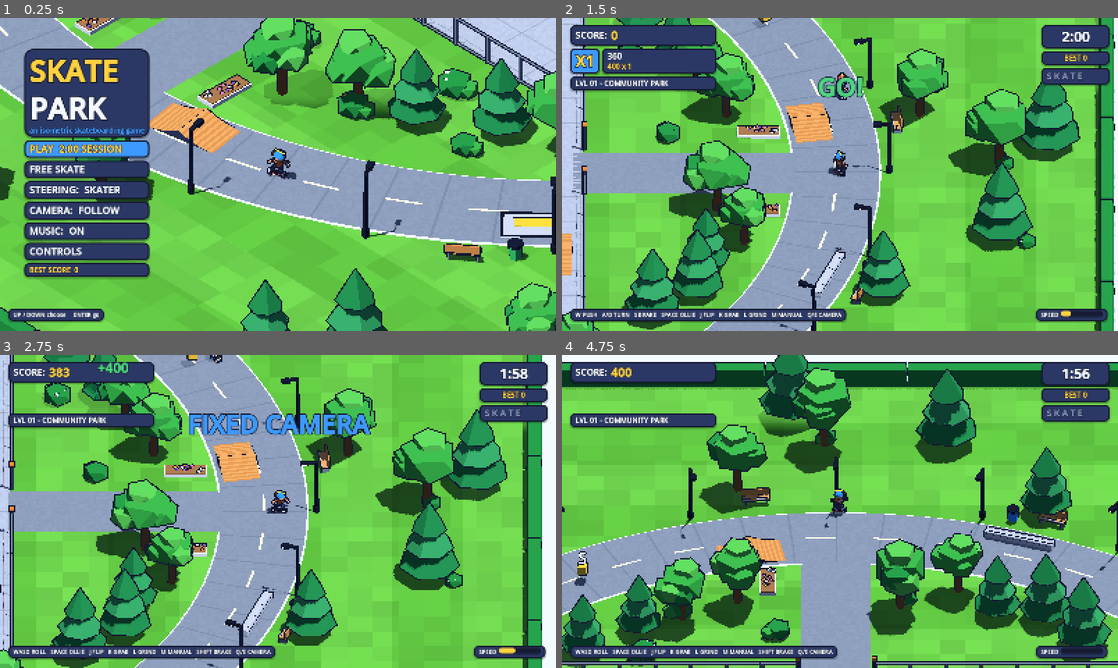
Above: before the commit, frames 1-4 (two rows, left to right).
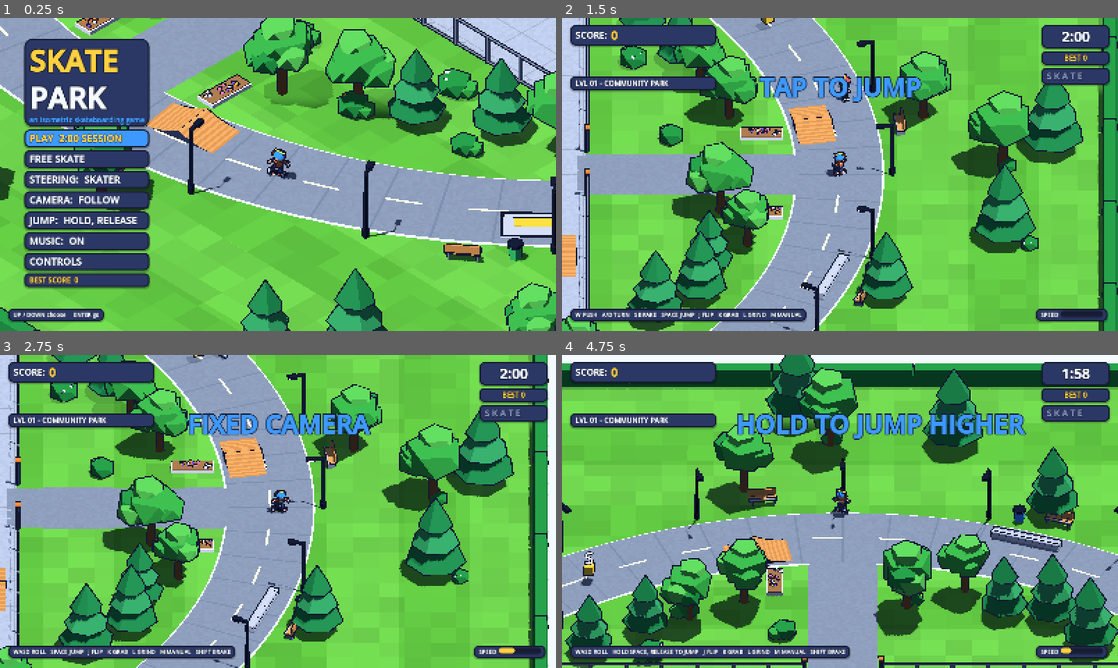
Above: after the commit, the same moments.

Repository: TinyBitAdventures/not-pro-skater
Game: Godot game, scene res://scenes/title.tscn
The game is run twice, just before and just after one commit, with the same random seed, the same clock (stepped at 60 frames per second) and the same inputs.
Inputs (mouse positions are in pixels of both pictures, inside the frame that each line leads up to):
- Up to frame 1 (0.25 s): no input
- Up to frame 2 (1.5 s): tap Enter (ui_accept) at 0.5, 0.77 s; move the mouse to (962, 158) at 0.52 s; hold D (move_right) 0.53-1.25 s; hold Space (ollie) 0.53-1.25 s; click (962, 158) at 0.67 s; tap Y at 0.8 s; tap A (move_left) at 1.25 s; drag from (728, 190) to (812, 237) at 1.27 s
- Up to frame 3 (2.75 s): tap A (move_left) at 2 s; move the mouse to (333, 442) at 2.02 s; hold D (move_right) from 2.03 s (still down); tap T at 2.1 s; tap C at 2.3 s
- Up to frame 4 (4.75 s): release D (move_right) at 2.75 s; drag from (812, 574) to (673, 464) at 2.77 s; move the mouse to (1006, 558) at 3.52 s; hold A (move_left) 3.53-4.25 s; tap Q (cam_left) at 3.6 s; tap Enter (ui_accept) at 3.77 s; tap Y at 3.8 s; drag from (673, 464) to (756, 433) at 4.27 s

The runs differ from the first frame. In frame 1, 12% of the frame differs, in the area x 4-27%, y 6-87%; in frame 2, 21%; in frame 3, 26%, in the area x 0-99%, y 0-100%; in frame 4, 23%.

Commit message:
📦 NEW: Hold-to-crouch, release-to-jump with a POP meter
- Space crouches while held and pops on release; hold up to 0.45 s for a full-height jump
- Releasing at a ramp lip (or just after leaving it) adds a big vertical pop
- Y or the title menu switches back to an instant jump on press
- Charge test covers flat hold times and the ramp lip

Diff:
--- a/game/scripts/autoload/game.gd
+++ b/game/scripts/autoload/game.gd
@@ -5,6 +5,7 @@
 
 var best: Dictionary = {}          # level id -> {"score": int, "combo": int}
 var steer_mode: String = "tank"    # "tank" = skater steering (A/D turn, W push), "screen" = stick points where you go
+var jump_mode: String = "hold"   # "hold" = crouch while held, jump on release (hold longer = higher); "tap" = jump on press
 var camera_mode: String = "follow" # "follow" swings behind the skater, "fixed" keeps one isometric angle
 var master_volume: float = 0.8
 var free_skate: bool = false       # no timer: just cruise and practise
@@ -31,6 +32,7 @@
 	if int(cfg.get_value("settings", "version", 1)) >= 2:
 		steer_mode = cfg.get_value("settings", "steer_mode", "tank")
 		camera_mode = cfg.get_value("settings", "camera_mode", "follow")
+		jump_mode = cfg.get_value("settings", "jump_mode", "hold")
 	master_volume = cfg.get_value("settings", "master_volume", 0.8)
 
 
@@ -42,6 +44,7 @@
 	cfg.set_value("settings", "version", 2)
 	cfg.set_value("settings", "steer_mode", steer_mode)
 	cfg.set_value("settings", "camera_mode", camera_mode)
+	cfg.set_value("settings", "jump_mode", jump_mode)
 	cfg.set_value("settings", "master_volume", master_volume)
 	cfg.save(SAVE_PATH)
 
--- a/game/scripts/dev/skate_test.gd
+++ b/game/scripts/dev/skate_test.gd
@@ -74,6 +74,8 @@
 		await _test_bail()
 	if which == "lap":
 		await _test_lap()
+	if which == "charge":
+		await _test_charge()
 	if which == "latency":
 		await _test_latency()
 	if which == "bailclear":
@@ -211,3 +213,41 @@
 				st["t20"] = st["ticks"] - st["pressed_tick"])
 	var ms: float = 1000.0 / float(Engine.physics_ticks_per_second)
 	print("[skate] latency ticks: vy>3 after %d, +5cm after %d, +20cm after %d (%.1f ms/tick)" % [st["vy_tick"], st["t5"], st["t20"], ms])
+
+
+## Hold-and-release jump: peak height vs how long Space is held, and a release at a ramp lip.
+func _test_charge() -> void:
+	for hold in [0.0, 0.15, 0.3, 0.45]:
+		await _setup(_at(-6.0, 0.1, 0.0, Vector3(1, 0, 0)))
+		sk.force_charge = true
+		var st: Dictionary = {"t0": -1.0, "y0": 0.0, "peak": 0.0, "released": false}
+		await _run_for(3.0, 10.0, "charge", func(e: float) -> void:
+			sk.inp.world_dir = Vector3(1, 0, 0)
+			sk.inp.ollie_held = false
+			sk.inp.ollie_released = false
+			if e > 1.0 and e < 1.0 + hold + 0.02:
+				if st["t0"] < 0.0:
+					st["t0"] = e
+					st["y0"] = sk.global_position.y
+				sk.inp.ollie_held = true
+			elif st["t0"] >= 0.0 and not st["released"]:
+				st["released"] = true
+				sk.inp.ollie_released = true
+			if st["released"]:
+				st["peak"] = maxf(st["peak"], sk.global_position.y - st["y0"]))
+		print("[skate] charge hold=%.2fs peak=%.2f m  charge_left=%.2f" % [hold, st["peak"], sk.charge])
+	# ramp lip: run up the small quarter pipe holding, release at the lip
+	for release_at in [0.0, 1.0]:
+		await _setup(_at(-3.5, 0.1, 2.0, Vector3(0, 0, 1)))
+		sk.force_charge = true
+		var st2: Dictionary = {"max_h": 0.0, "done": false}
+		await _run_for(5.0, 10.0, "chargeramp", func(_e: float) -> void:
+			sk.inp.world_dir = Vector3(0, 0, 1) if sk.global_position.z < 12.5 else Vector3.ZERO
+			sk.inp.ollie_released = false
+			var near_lip: bool = sk.global_position.z > 10.3 and sk.global_position.y > 0.95
+			sk.inp.ollie_held = release_at > 0.0 and sk.global_position.z > 8.0 and not st2["done"] and not near_lip
+			if release_at > 0.0 and near_lip and not st2["done"]:
+				st2["done"] = true
+				sk.inp.ollie_released = true
+			st2["max_h"] = maxf(st2["max_h"], sk.global_position.y))
+		print("[skate] chargeramp release_at_lip=%s max_h=%.2f air=%.2f" % [release_at > 0.0, st2["max_h"], sk.stats["max_air"]])
--- a/game/scripts/park/park_world.gd
+++ b/game/scripts/park/park_world.gd
@@ -138,6 +138,7 @@
 		cam.h_offset = 0.0
 		cam.v_offset = 0.0
 	hud.set_speed(skater.velocity.length())
+	hud.set_charge(skater.charge_frac())
 	_update_audio(delta)
 	hud.set_combo(score.mult, score.combo_text(), score.pending, score.live)
 
@@ -186,6 +187,11 @@
 			Game.save()
 			_refresh_hint()
 			hud.announce("SKATER STEERING" if Game.steer_mode == "tank" else "SCREEN STEERING", Hud.BLUE, 1.2)
+		elif k.physical_keycode == KEY_Y:
+			Game.jump_mode = "tap" if Game.jump_mode == "hold" else "hold"
+			Game.save()
+			_refresh_hint()
+			hud.announce("HOLD TO JUMP HIGHER" if Game.jump_mode == "hold" else "TAP TO JUMP", Hud.BLUE, 1.2)
 		elif k.physical_keycode == KEY_C:
 			Game.camera_mode = "fixed" if Game.camera_mode == "follow" else "follow"
 			Game.save()
@@ -208,10 +214,11 @@
 
 
 func _refresh_hint() -> void:
+	var jump: String = "HOLD SPACE, RELEASE TO JUMP" if Game.jump_mode == "hold" else "SPACE JUMP"
 	if Game.steer_mode == "tank":
-		hud.set_hint("W PUSH   A/D TURN   S BRAKE   SPACE OLLIE   J FLIP   K GRAB   L GRIND   M MANUAL   Q/E CAMERA")
+		hud.set_hint("W PUSH   A/D TURN   S BRAKE   %s   J FLIP   K GRAB   L GRIND   M MANUAL" % jump)
 	else:
-		hud.set_hint("WASD ROLL   SPACE OLLIE   J FLIP   K GRAB   L GRIND   M MANUAL   SHIFT BRAKE   Q/E CAMERA")
+		hud.set_hint("WASD ROLL   %s   J FLIP   K GRAB   L GRIND   M MANUAL   SHIFT BRAKE" % jump)
 
 
 func _set_paused(p: bool) -> void:
--- a/game/scripts/park/title_screen.gd
+++ b/game/scripts/park/title_screen.gd
@@ -86,7 +86,7 @@
 	lv.add_child(UiKit.label("an isometric skateboarding game", 20, UiKit.BLUE, 4))
 	col.add_child(logo)
 
-	var items: Array[String] = ["PLAY  2:00 SESSION", "FREE SKATE", "", "", "", "CONTROLS"]
+	var items: Array[String] = ["PLAY  2:00 SESSION", "FREE SKATE", "", "", "", "", "CONTROLS"]
 	for i in items.size():
 		var p: PanelContainer = UiKit.panel(UiKit.NAVY, 14)
 		p.mouse_filter = Control.MOUSE_FILTER_STOP
@@ -128,7 +128,8 @@
 func _refresh_labels() -> void:
 	menu_labels[2].text = "STEERING:  %s" % ("SKATER" if Game.steer_mode == "tank" else "SCREEN")
 	menu_labels[3].text = "CAMERA:  %s" % ("FOLLOW" if Game.camera_mode == "follow" else "FIXED")
-	menu_labels[4].text = "MUSIC:  %s" % ("ON" if Sound.music_on else "OFF")
+	menu_labels[4].text = "JUMP:  %s" % ("HOLD, RELEASE" if Game.jump_mode == "hold" else "TAP")
+	menu_labels[5].text = "MUSIC:  %s" % ("ON" if Sound.music_on else "OFF")
 	for i in menu_panels.size():
 		var on: bool = i == selected
 		menu_panels[i].add_theme_stylebox_override("panel", UiKit.style(UiKit.BLUE if on else UiKit.NAVY, 14))
@@ -188,7 +189,11 @@
 			Game.save()
 			_refresh_labels()
 		4:
+			Game.jump_mode = "tap" if Game.jump_mode == "hold" else "hold"
+			Game.save()
+			_refresh_labels()
+		5:
 			Sound.toggle_music()
 			_refresh_labels()
-		5:
+		6:
 			controls_panel.visible = true
--- a/game/scripts/skater/skater.gd
+++ b/game/scripts/skater/skater.gd
@@ -30,7 +30,11 @@
 const TURN_FAST: float = 3.3
 const GRIP_SLOW: float = 11.0
 const GRIP_FAST: float = 6.0
-const OLLIE_SPEED: float = 8.0
+const OLLIE_SPEED: float = 8.0           # "tap" mode: jump on press
+const CHARGE_MAX: float = 0.45           # seconds of crouch for a full-power pop
+const POP_MIN: float = 6.8               # release straight away
+const POP_MAX: float = 10.0              # full crouch
+const LIP_WINDOW: float = 0.16           # a release this soon after leaving a ramp lip still pops
 const AIR_GRAVITY_UP: float = 26.0
 const AIR_GRAVITY_DOWN: float = 34.0
 const AIR_CONTROL: float = 3.0
@@ -95,12 +99,17 @@
 
 var _coyote: float = 0.0
 var _ollie_buf: float = 0.0
+var _release_buf: float = 0.0
+var charge: float = 0.0              # seconds spent crouching for a jump
+var force_charge: bool = false       # tests: use the hold-and-release jump without a real player
+var charge_mode: bool = false
 var _grind_buf: float = 0.0
 var _flip_buf: float = 0.0
 var _air_ref: Vector3 = Vector3(0, 0, -1)   # heading at take-off: air spin is judged against it
 var _grind_cd: float = 0.0
 var _manual_started: bool = false
 var _flip_done_air: bool = false
+var _air_popped: bool = false
 var _last_safe: Vector3 = Vector3.ZERO
 var _safe_timer: float = 0.0
 var _spawn: Transform3D = Transform3D.IDENTITY
@@ -185,6 +194,7 @@
 	_spawn = xf
 	global_position = xf.origin
 	cam_y = xf.origin.y
+	charge = 0.0
 	var f: Vector3 = -xf.basis.z
 	f.y = 0.0
 	hdg = f.normalized() if f.length() > 0.01 else Vector3(0, 0, -1)
@@ -234,6 +244,7 @@
 		inp.world_dir = (hdg * -v.y + hdg.cross(Vector3.UP) * v.x).limit_length(1.0)
 	inp.ollie_pressed = Input.is_action_just_pressed("ollie")
 	inp.ollie_held = Input.is_action_pressed("ollie")
+	inp.ollie_released = Input.is_action_just_released("ollie")
 	inp.flip_pressed = Input.is_action_just_pressed("flip")
 	inp.grab_held = Input.is_action_pressed("grab")
 	inp.grind_pressed = Input.is_action_just_pressed("grind")
@@ -251,12 +262,16 @@
 	elif not scripted:
 		_read_input()
 	_ollie_buf = maxf(0.0, _ollie_buf - delta)
+	_release_buf = maxf(0.0, _release_buf - delta)
+	charge_mode = force_charge or (brain == null and not scripted and Game.jump_mode == "hold")
 	_grind_buf = maxf(0.0, _grind_buf - delta)
 	_flip_buf = maxf(0.0, _flip_buf - delta)
 	_grind_cd = maxf(0.0, _grind_cd - delta)
 	_coyote = maxf(0.0, _coyote - delta)
 	if inp.ollie_pressed:
 		_ollie_buf = BUFFER
+	if inp.ollie_released:
+		_release_buf = BUFFER
 	if inp.grind_pressed:
 		_grind_buf = BUFFER
 	if inp.flip_pressed:
@@ -372,12 +387,22 @@
 
 	if pushing and not braking:
 		push_phase += dt * (1.6 + spd * 0.25)
-	crouch = move_toward(crouch, 0.25 if on_ramp else 0.0, 6.0 * dt)
+	if charge_mode:
+		if inp.ollie_held:
+			charge = minf(charge + dt, CHARGE_MAX)
+		crouch = move_toward(crouch, maxf(charge / CHARGE_MAX, 0.25 if on_ramp else 0.0), 10.0 * dt)
+	else:
+		crouch = move_toward(crouch, 0.25 if on_ramp else 0.0, 6.0 * dt)
 
 	if _grind_buf > 0.0 and _try_grind():
 		return
-	if _ollie_buf > 0.0:
-		_ollie(n)
+	if charge_mode:
+		# crouch while Space is held, pop when it is released: hold longer for more height
+		if _release_buf > 0.0 or (charge > 0.0 and not inp.ollie_held):
+			_ollie(n, pop_speed())
+			return
+	elif _ollie_buf > 0.0:
+		_ollie(n, OLLIE_SPEED)
 		return
 
 	var vel_before: Vector3 = velocity
@@ -428,10 +453,21 @@
 	return current
 
 
-func _ollie(n: Vector3) -> void:
+func pop_speed() -> float:
+	return lerpf(POP_MIN, POP_MAX, clampf(charge / CHARGE_MAX, 0.0, 1.0))
+
+
+func charge_frac() -> float:
+	return clampf(charge / CHARGE_MAX, 0.0, 1.0) if charge_mode and state == State.GROUND else 0.0
+
+
+func _ollie(n: Vector3, speed: float) -> void:
 	_ollie_buf = 0.0
+	_release_buf = 0.0
 	_coyote = 0.0
-	velocity += n * OLLIE_SPEED
+	charge = 0.0
+	# pop mostly upward even off a steep ramp face, with a little push away from the surface
+	velocity += n.lerp(Vector3.UP, 0.6).normalized() * speed
 	crouch = 0.0
 	sfx.emit("ollie")
 	_enter_air()
@@ -465,6 +501,7 @@
 	flip_t = 0.0
 	grab_kind = ""
 	_flip_done_air = false
+	_air_popped = false
 
 
 # ------------------------------------------------------------------ air
@@ -485,7 +522,16 @@
 	spin_total += spin_vel * dt
 	hdg = heading_h()
 
-	if _ollie_buf > 0.0 and _coyote > 0.0:
+	if charge_mode:
+		# release just after rolling off a lip still pops: the classic "jump at the top of the ramp"
+		if _release_buf > 0.0 and (_coyote > 0.0 or air_time < LIP_WINDOW) and _air_popped == false:
+			_release_buf = 0.0
+			velocity.y += pop_speed() * 0.8
+			_air_popped = true
+			charge = 0.0
+			_coyote = 0.0
+			sfx.emit("ollie")
+	elif _ollie_buf > 0.0 and _coyote > 0.0:
 		_ollie_buf = 0.0
 		velocity.y = maxf(velocity.y, OLLIE_SPEED * 0.85)
 		_coyote = 0.0
@@ -568,6 +614,7 @@
 		sfx.emit("land")
 		landed.emit(was_air)
 	crouch = 1.0
+	charge = 0.0
 	_reset_air()
 
 
--- a/game/scripts/skater/skater_input.gd
+++ b/game/scripts/skater/skater_input.gd
@@ -6,6 +6,7 @@
 var world_dir: Vector3 = Vector3.ZERO   # stick resolved through the camera (screen mode)
 var ollie_pressed: bool = false
 var ollie_held: bool = false
+var ollie_released: bool = false
 var flip_pressed: bool = false
 var grab_held: bool = false
 var grind_pressed: bool = false
@@ -15,5 +16,6 @@
 
 func clear_edges() -> void:
 	ollie_pressed = false
+	ollie_released = false
 	flip_pressed = false
 	grind_pressed = false
--- a/game/scripts/ui/hud.gd
+++ b/game/scripts/ui/hud.gd
@@ -26,6 +26,8 @@
 var best_label: Label
 var letters: Array[Label] = []
 var speed_bar: ProgressBar
+var charge_panel: PanelContainer
+var charge_bar: ProgressBar
 var center_label: Label
 var toast_layer: Control
 var hint_label: Label
@@ -170,6 +172,27 @@
 	speed_bar.add_theme_stylebox_override("fill", fg)
 	sh.add_child(speed_bar)
 	root.add_child(sp)
+	charge_panel = _panel(NAVY, 12)
+	charge_panel.set_anchors_preset(Control.PRESET_CENTER_BOTTOM)
+	charge_panel.position = Vector2(-90, -120)
+	var ch: HBoxContainer = HBoxContainer.new()
+	ch.add_theme_constant_override("separation", 8)
+	charge_panel.add_child(ch)
+	ch.add_child(_label("POP", 18, YELLOW, 4))
+	charge_bar = ProgressBar.new()
+	charge_bar.custom_minimum_size = Vector2(150, 16)
+	charge_bar.show_percentage = false
+	charge_bar.max_value = 1.0
+	var cbg: StyleBoxFlat = _style(NAVY_DK, 8, NAVY_DK, 0)
+	cbg.content_margin_top = 0
+	cbg.content_margin_bottom = 0
+	var cfg: StyleBoxFlat = _style(GREEN, 8, GREEN, 0)
+	cfg.shadow_size = 0
+	charge_bar.add_theme_stylebox_override("background", cbg)
+	charge_bar.add_theme_stylebox_override("fill", cfg)
+	ch.add_child(charge_bar)
+	charge_panel.visible = false
+	root.add_child(charge_panel)
 
 
 func _build_center() -> void:
@@ -263,6 +286,11 @@
 	speed_bar.value = v
 
 
+func set_charge(v: float) -> void:
+	charge_panel.visible = v > 0.02
+	charge_bar.value = v
+
+
 func set_best(v: int) -> void:
 	best_label.text = "BEST %s" % _commas(v)
 
--- a/game/scripts/ui/ui_kit.gd
+++ b/game/scripts/ui/ui_kit.gd
@@ -59,10 +59,12 @@
 const CONTROL_LINES: Array[String] = [
 	"W push    S brake    A / D turn        (STEERING: SKATER)",
 	"or point the stick where you want to go   (STEERING: SCREEN)",
-	"SPACE / A  ollie          SHIFT / LT  brake",
+	"SPACE / A  hold to crouch, release to jump (hold longer = higher)",
+	"at the top of a ramp: hold up the face, release at the lip for big air",
+	"SHIFT / LT  brake",
 	"J / X  flip     K / B  hold to grab     M / RT  manual",
 	"L / Y  grind: press near a rail, ledge or coping",
 	"IN THE AIR  A / D spin, then J or K for tricks",
 	"Q / E  turn camera     C  camera follow / fixed",
-	"T  steering     R  reset to start     N  music",
+	"T  steering     Y  jump hold / tap     R  reset     N  music",
 ]
Not shown, changed: CHANGELOG.md
Not shown, changed: README.md
